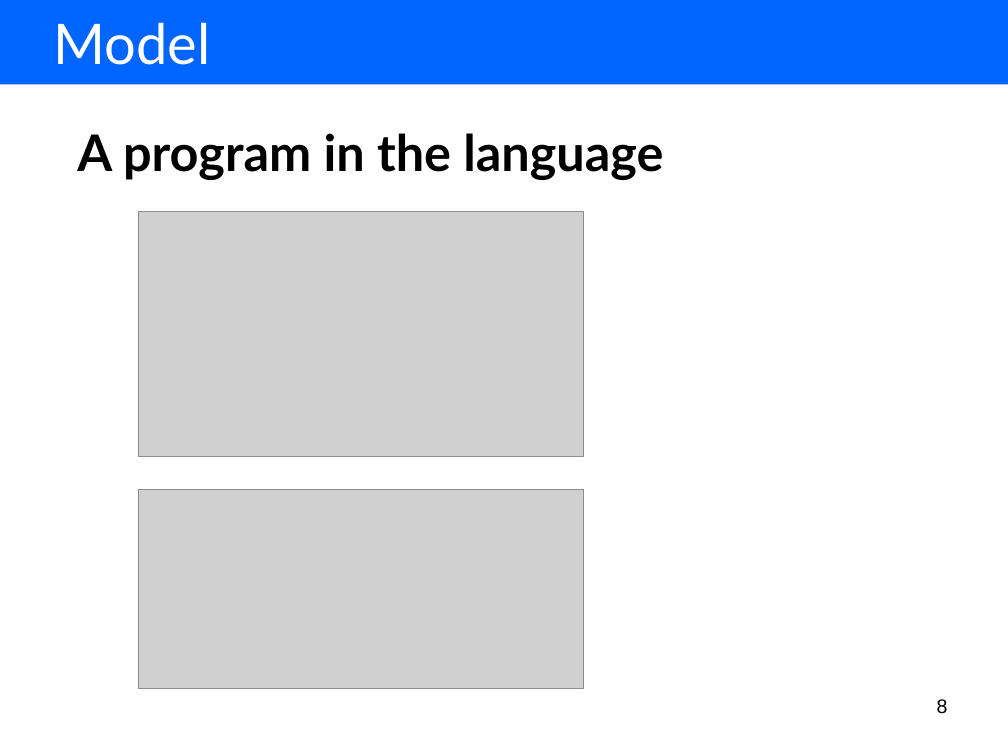
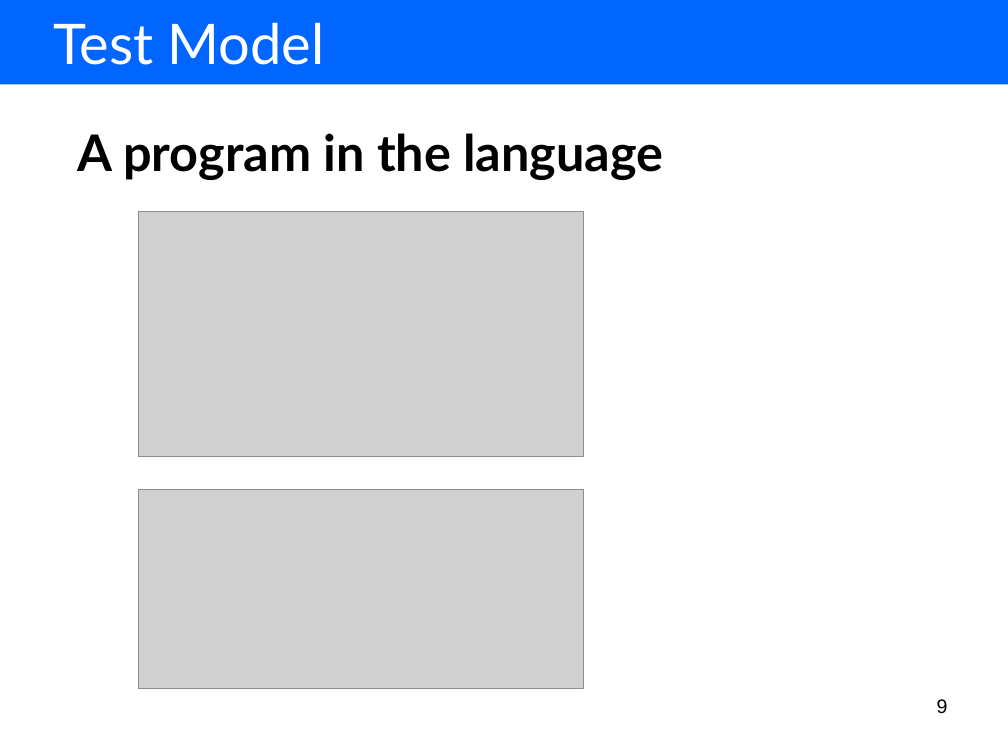
Before and after one commit to markus1978/amof2, a slide deck: slide 9 of hub.sam.stateautomaton/resources/presentation/using our tools for model driven language development.ppt (slide 8 before the commit). Drawn at 1008x756 pixels with LibreOffice and Linux fonts; fonts in the diff are those of the drawing; grey boxes stand for pictures. Boxes give left, top, right and bottom in pixels: in the first picture for what was removed or moved away, otherwise in the second. Text is boxed around its words. In the diff, an @@ line names an element or a change of style, - is before the commit and + after.

```diff
--- a/hub.sam.stateautomaton/resources/presentation/using our tools for model driven language development.ppt
+++ b/hub.sam.stateautomaton/resources/presentation/using our tools for model driven language development.ppt
@@ text at box(53, 22, 325, 65): text changed @@
-Model
+Test Model
@@ page number at box(937, 699, 948, 714): text changed @@
-8
+9
```
Also in this commit, not shown: 2 other slides changed, 3 slides added, 1 slide removed, 29 other files.
